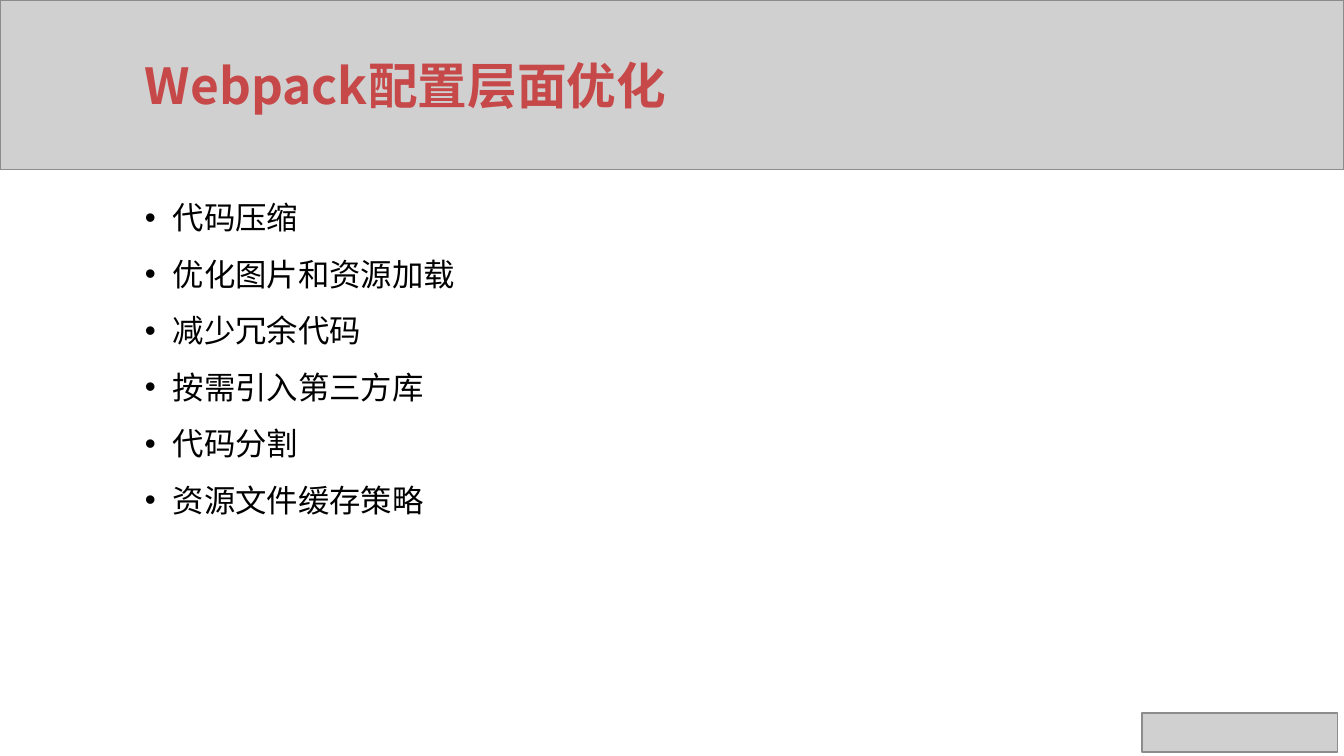
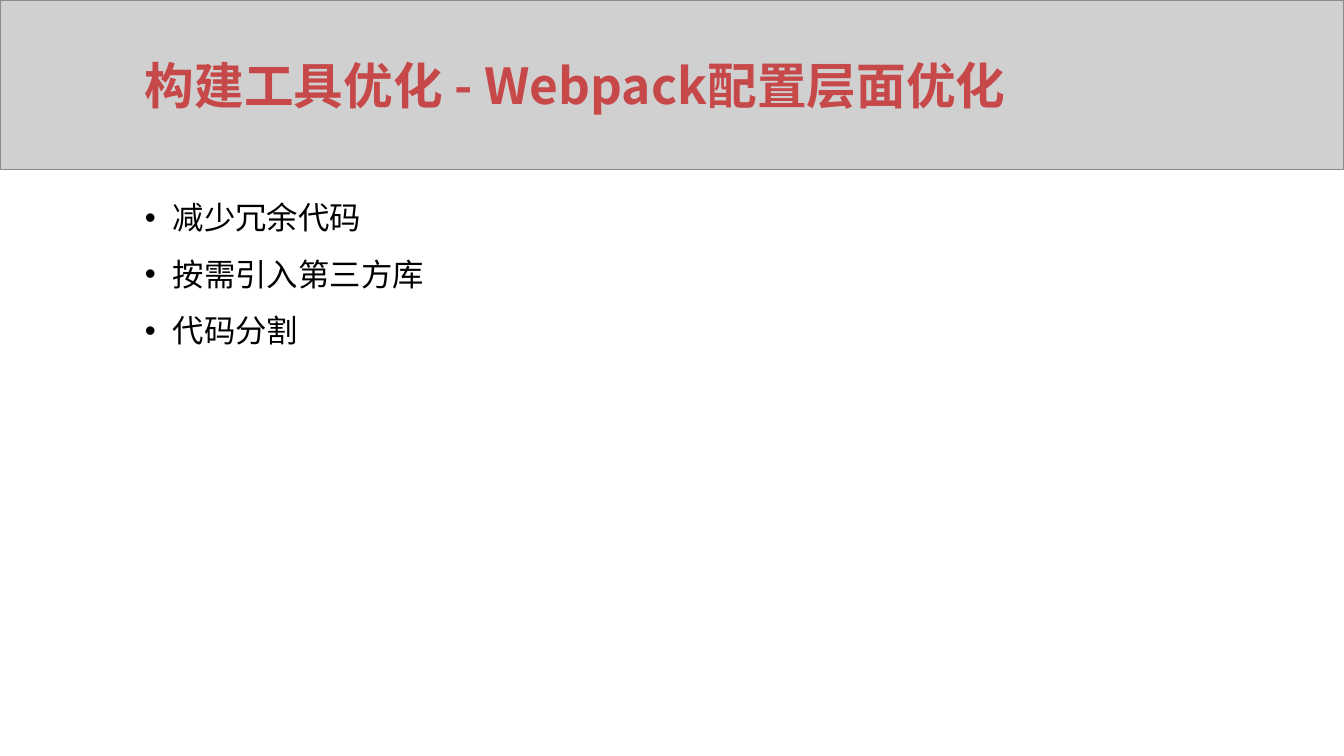
Before and after one commit to xuqunhai/python, a slide deck: slide 46 of 创课/ppt/ppt/Vue项目最佳实践.pptx (slide 54 before the commit). Drawn at 1344x756 pixels with LibreOffice and Linux fonts; fonts in the diff are those of the drawing; grey boxes stand for pictures. Boxes give left, top, right and bottom in pixels: in the first picture for what was removed or moved away, otherwise in the second. Text is boxed around its words. In the diff, an @@ line names an element or a change of style, - is before the commit and + after.

```diff
--- a/创课/ppt/ppt/Vue项目最佳实践.pptx
+++ b/创课/ppt/ppt/Vue项目最佳实践.pptx
@@ text at (145,62,1005,115): text changed @@
-Webpack配置层面优化
+构建工具优化 - Webpack配置层面优化
@@ text at (173,202,455,289): paragraphs removed @@
-• 代码压缩
-• 优化图片和资源加载
@@ text at (173,485,424,515): paragraph removed @@
-• 资源文件缓存策略
@@ picture removed at (1142,714,1337,753) @@
```
Also in this commit, not shown: 7 other slides changed, 4 slides added, 15 slides removed, 9 other files.
